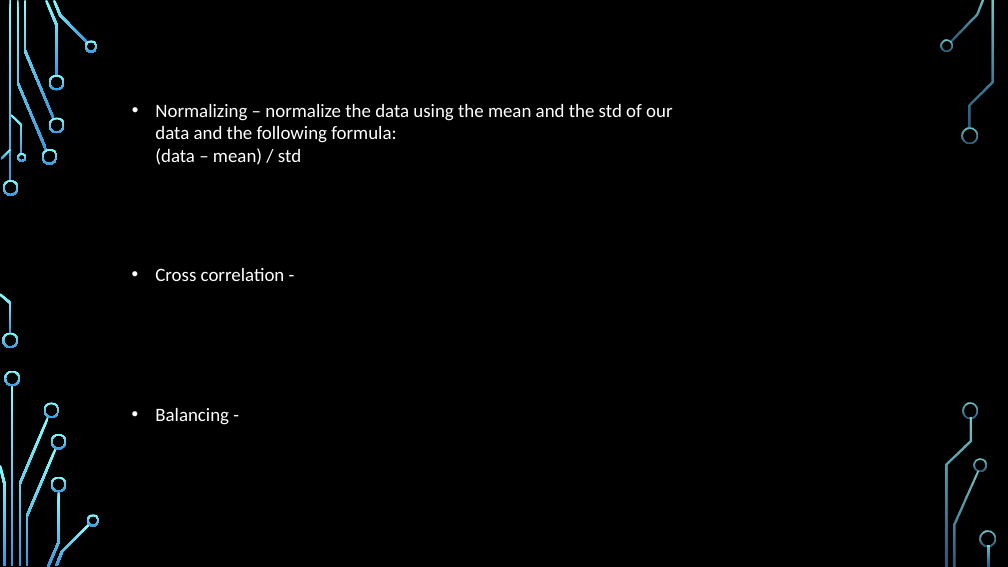
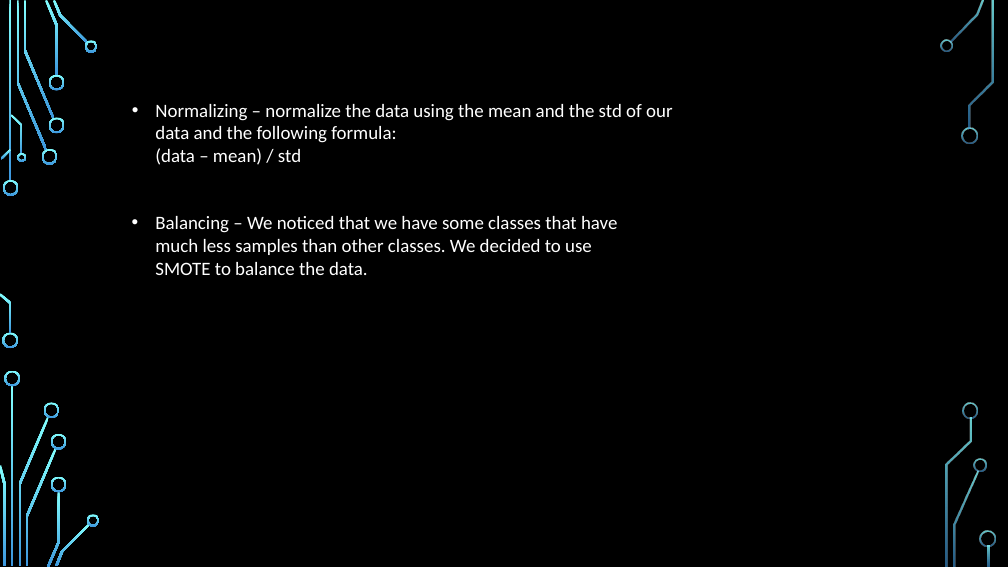
Before and after one commit to netanellevine/Songs_Genres_Classification, a slide deck: slide 5 of Deep learning presentation.pptx. Drawn at 1008x567 pixels with LibreOffice and Linux fonts; fonts in the diff are those of the drawing; background and template pictures are left out. Boxes give left, top, right and bottom in pixels: in the first picture for what was removed or moved away, otherwise in the second. Text is boxed around its words. In the diff, an @@ line names an element or a change of style, - is before the commit and + after.

```diff
--- a/Deep learning presentation.pptx
+++ b/Deep learning presentation.pptx
@@ text added at bbox=[155, 216, 617, 275], 18 pt, text #FFFFFF @@
+• Balancing – We noticed that we have some classes that have much less samples than other classes. We decided to use SMOTE to balance the data.
@@ text removed at bbox=[155, 268, 285, 281] @@
-• Cross correlation -
@@ text removed at bbox=[155, 408, 229, 425] @@
-• Balancing -
```
Also in this commit, not shown: 5 other slides changed, 2 slides added, 2 other files.
